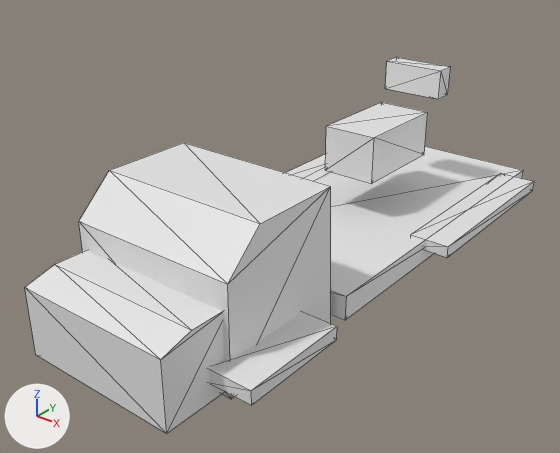
The OBJ model Assets/_Project/Art/Environment/Dominion/SAM01_Picket/SAM01_Hull.obj: old version first, new version second.
One viewpoint serves both versions: a camera (50 mm lens) standing at (6.29, -8.82, 6.94) and looking at (-0.22, -0.69, 1.9). Arrows for +X, +Y and +Z are at lower left; the lights stay in place. The picture after the commit comes second. Mesh edges are drawn as thin lines. Where no turn or scale is listed for an object, it has been applied to the vertices.

Names of what the first picture shows: 'SAM01_Hull'.
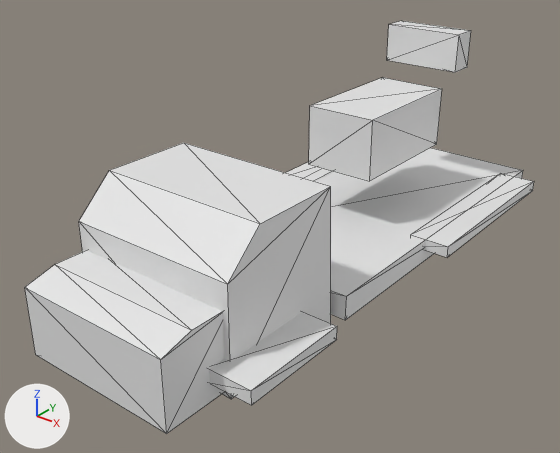
The newer file is also rescaled (x1.5) as a whole; pictures and numbers use the older file's frame.

Changed parts and their boxes [x1, y1, x2, y2] in the pictures (560 x 453 px; the box of a moved part takes in the faces that stretch with it):
'SAM01_Hull', reshaped (10% taller): before [25, 58, 534, 434]; after [25, 21, 534, 434]
part 1 of me_sam01_hull, moved or reshaped: before [325, 102, 428, 184]; after [309, 78, 442, 181]
part 2 of me_sam01_hull, moved or reshaped: before [385, 58, 450, 99]; after [387, 21, 471, 72]

The change, as a diff of the scene's bpy script:
```diff
--- a/Assets/_Project/Art/Environment/Dominion/SAM01_Picket/SAM01_Hull.obj.py
+++ b/Assets/_Project/Art/Environment/Dominion/SAM01_Picket/SAM01_Hull.obj.py
@@ me_sam01_hull @@
 # used by ob_sam01_hull; location = (0.0, 0.0, 0.0)
-me_sam01_hull.from_pydata(...)  # 76 vertices, 116 faces; spans x -1.85..1.85, y -4.41..4.36, z 1.15..3.7
+me_sam01_hull.from_pydata(...)  # 76 vertices, 116 faces; spans x -1.85..1.85, y -4.41..4.37, z 1.15..4.26
+# me_sam01_hull part 1: the loose piece of 8 vertices spanning x -0.44..0.44, y 0.76..2.4, z 2.28..3.04 is scaled about its middle by 1.28, then moved by (0.0, -0.05, 0.27)
+# me_sam01_hull part 2: the loose piece of 8 vertices spanning x -0.51..0.51, y 2.6..2.93, z 3.22..3.7 is scaled about its middle by 1.28, then moved by (0.0, 0.28, 0.49)
```
